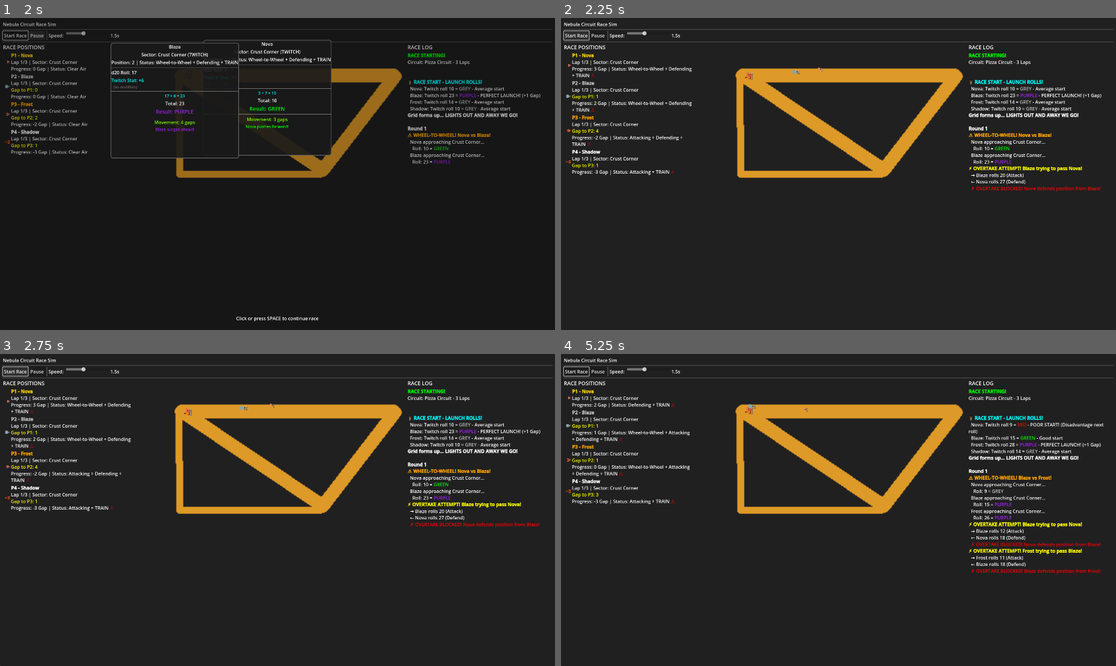
Above: before the commit, frames 1-4 (two rows, left to right).
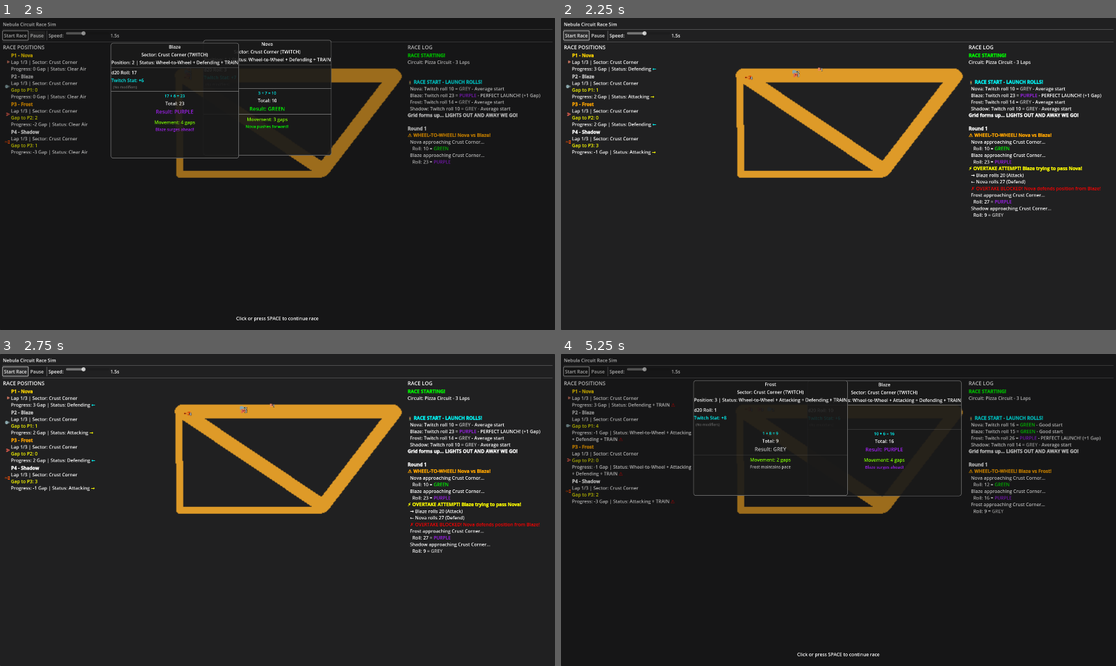
Above: after the commit, the same moments.

Repository: computersaucegames/nc
Game: Godot game, scene res://scenes/tests/RaceTestScene.tscn
The game is run twice, just before and just after one commit, with the same random seed, the same clock (stepped at 60 frames per second) and the same inputs. The project has no main scene, so this scene is started directly.
Inputs (mouse positions are in pixels of both pictures, inside the frame that each line leads up to):
- Up to frame 1 (2 s): click "Start Race" at 0.5 s; click "Pause" at 1.25 s
- Up to frame 2 (2.25 s): click "Start Race" at 2 s
- Up to frame 3 (2.75 s): no input
- Up to frame 4 (5.25 s): click "Start Race" at 2.75 s; tap Enter at 3.5 s; move the mouse to (960, 494) at 3.52 s; click (960, 494) at 3.67 s; tap Space at 3.77, 4.25, 4.52, 5 s; move the mouse to (727, 525) at 4.27 s; click (727, 525) at 4.42 s; move the mouse to (894, 441) at 5.02 s; click (894, 441) at 5.17 s

Frame 1 is identical in both runs. In frame 2, 1.9% of the frame differs, in the area x 0-89%, y 13-64%; in frame 3, 1.9%; in frame 4, 11%, in the area x 0-98%, y 1-98%.

Commit message:
Implement resumable round processing after Focus Mode
Fix the turn order issue where pilots after a W2W pair wouldn't get
their turns. The round now pauses when entering Focus Mode and resumes
afterward, processing remaining pilots in position order.

Changes:
- Add current_round_w2w_pairs to persist W2W data during focus mode
- Create resume_round() to continue processing after focus mode
- Create _process_pilots_from_index() for resumable pilot processing
- Return (not break) when entering focus mode to preserve round state
- Call resume_round() instead of starting next round after W2W
- Update positions/statuses after W2W so later pilots see new game state

This ensures all pilots get their turn each round in proper position
order (leader to back) while maintaining the dramatic Focus Mode pause.

Diff:
--- a/scripts/systems/RaceSimulator.gd
+++ b/scripts/systems/RaceSimulator.gd
@@ -116,6 +116,9 @@
 # Current Focus Mode advance callback (to disconnect when done)
 var current_focus_advance_callback: Callable
 
+# Track wheel-to-wheel pairs for the current round (persists during focus mode)
+var current_round_w2w_pairs: Array = []
+
 # Process a single round of racing
 func process_round():
 	if race_mode != RaceMode.RUNNING:
@@ -135,14 +138,30 @@
 	StatusCalc.calculate_all_statuses(pilots)
 
 	# Check for wheel-to-wheel situations
-	var wheel_to_wheel_pairs = StatusCalc.get_wheel_to_wheel_pairs(pilots)
-	for pair in wheel_to_wheel_pairs:
+	current_round_w2w_pairs = StatusCalc.get_wheel_to_wheel_pairs(pilots)
+	for pair in current_round_w2w_pairs:
 		wheel_to_wheel_detected.emit(pair[0], pair[1])
 
+	# Process pilots starting from index 0
+	_process_pilots_from_index(0)
+
+# Resume processing pilots after Focus Mode
+func resume_round():
+	# Update positions and statuses after W2W resolution
+	MoveProc.update_all_positions(pilots)
+	StatusCalc.calculate_all_statuses(pilots)
+
+	# Continue processing remaining pilots
+	_process_pilots_from_index(0)  # Will skip already-processed pilots
+
+# Internal function to process pilots starting from a given index
+func _process_pilots_from_index(start_index: int):
 	# Process each pilot in position order
-	for pilot in pilots:
+	for i in range(start_index, pilots.size()):
+		var pilot = pilots[i]
+
 		if race_mode != RaceMode.RUNNING:
-			break
+			return  # Exit if mode changed (Focus Mode triggered)
 
 		if not MoveProc.can_pilot_race(pilot):
 			continue
@@ -152,17 +171,18 @@
 			continue
 
 		# Check if this pilot is in a W2W situation
-		var w2w_partner = get_unprocessed_w2w_partner(pilot, wheel_to_wheel_pairs)
+		var w2w_partner = get_unprocessed_w2w_partner(pilot, current_round_w2w_pairs)
 		if w2w_partner != null:
 			# Trigger Focus Mode for this W2W pair
 			process_w2w_focus_mode(pilot, w2w_partner)
+			return  # Exit - will resume after Focus Mode completes
 		else:
 			# Normal turn processing
 			process_pilot_turn(pilot)
 			# Mark pilot as processed
 			pilots_processed_this_round.append(pilot)
 
-	# Check for race finish
+	# All pilots processed - check for race finish
 	if check_race_finished():
 		finish_race()
 	else:
@@ -391,8 +411,8 @@
 		FocusMode.deactivate()
 		race_mode = RaceMode.RUNNING
 
-		# Resume auto-advance by starting next round
-		auto_advance_timer.start(auto_advance_delay)
+		# Resume the current round to process remaining pilots
+		resume_round()
 
 # Execute rolls for both W2W pilots
 func _execute_w2w_rolls(pilot1: PilotState, pilot2: PilotState, event: FocusModeManager.FocusModeEvent):
